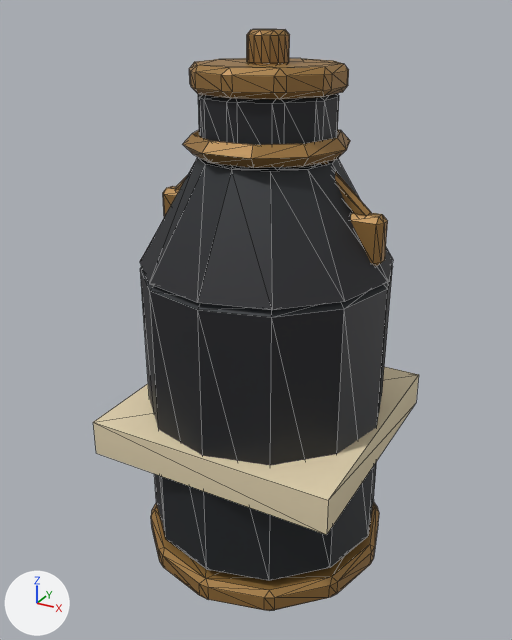
The glTF model public/assets/models/prop_milk_churn_a.glb, before and after one commit.
Rendered twice from a 50 mm lens placed at (0.461, -0.871, 0.842), pointed at (-0.012, -0.01, 0.412). Every picture has the same lights, and +X, +Y and +Z are marked at lower left. The picture after the commit comes second. Mesh edges are drawn as thin lines. Where no turn or scale is listed for an object, it has been applied to the vertices. Vertices at exactly the same position are counted once.

Names of what the first picture shows: 'churn_bail', 'churn_band', 'churn_body'.
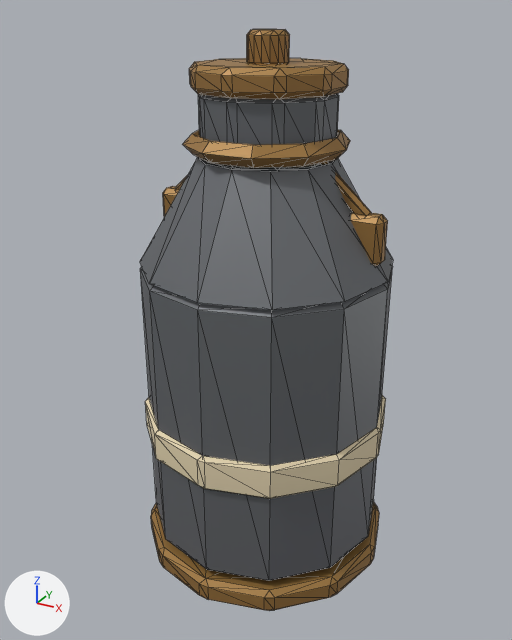
Location of each change, (x1, y1, x2, y2) in pixels of the pictures (512 x 640 px):
'churn_band', reshaped, rescaled
    before: (93, 367, 419, 535)
    after: (145, 395, 386, 499)
part 2 of me_churn_body_mesh, recoloured
    both: (208, 162, 321, 580)
part 3 of me_churn_body_mesh, recoloured (dark grey to grey)
    both: (140, 94, 393, 317)
part 4 of me_churn_body_mesh, recoloured (black to grey)
    both: (140, 95, 393, 581)

The change in detail:
me_churn_band_mesh is used by ob_churn_band; parent ob_prop_milk_churn_a_root; location (0.0, 0.0, 0.25); scale (0.191, 0.191, 0.191).
me_churn_band_mesh had 8 vertices, 12 faces and spanned x -1.0..1.0, y -1.0..1.0, z -0.14..0.14.
me_churn_band_mesh now has 56 vertices, 108 faces and spans x -1.0..1.0, y -1.0..1.0, z -0.14..0.14.
me_churn_band_mesh part 1: the whole mesh is rebuilt.
me_churn_body_mesh has 132 vertices, 252 faces and spans x -0.185..0.185, y -0.185..0.185, z -0.34..0.34.
me_churn_body_mesh is used by ob_churn_body; location (0.0, 0.0, 0.405).
me_churn_body_mesh part 2: 82 faces centred in x -0.173..0.173, y -0.173..0.173, z -0.34..0.255 are repainted in the vertex colours; the middle colour goes from black #26262a to dark grey #63666a.
me_churn_body_mesh part 3: 90 faces centred in x -0.173..0.173, y -0.173..0.173, z 0.093..0.34 are repainted in the vertex colours; the middle colour goes from dark grey #2a2e32 to grey #6e7175.
me_churn_body_mesh part 4: 80 faces centred in x -0.177..0.177, y -0.177..0.177, z -0.19..0.307 are repainted in the vertex colours; the middle colour goes from black #2a2a2e to grey #6a6d71.
Object 'churn_band' (ob_churn_band) is rescaled from (0.191, 0.191, 0.191) to (0.19, 0.19, 0.19).
